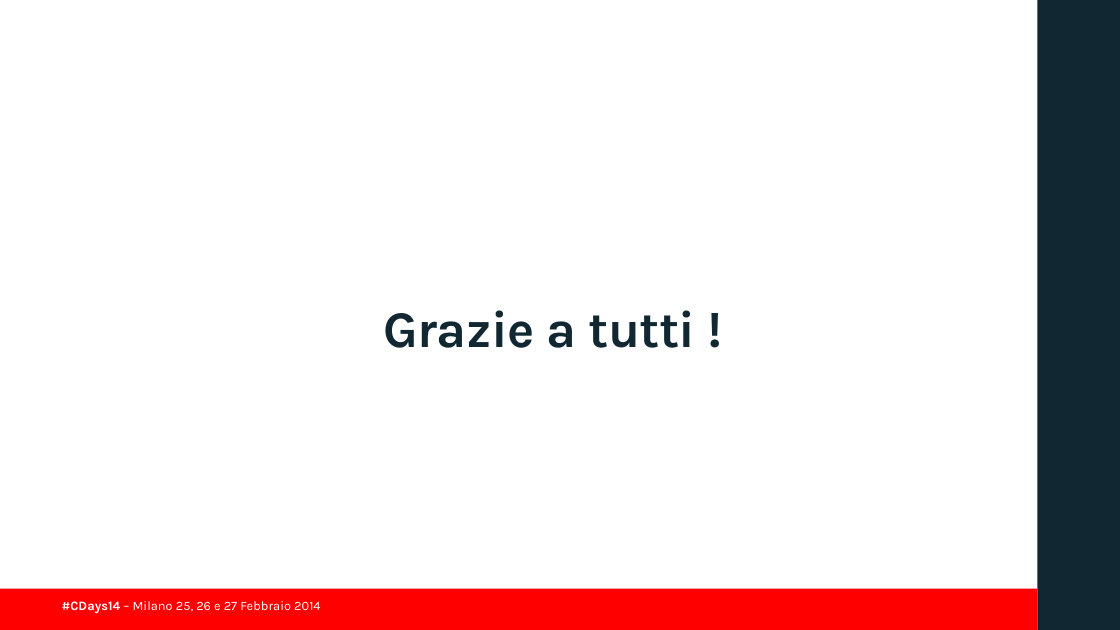
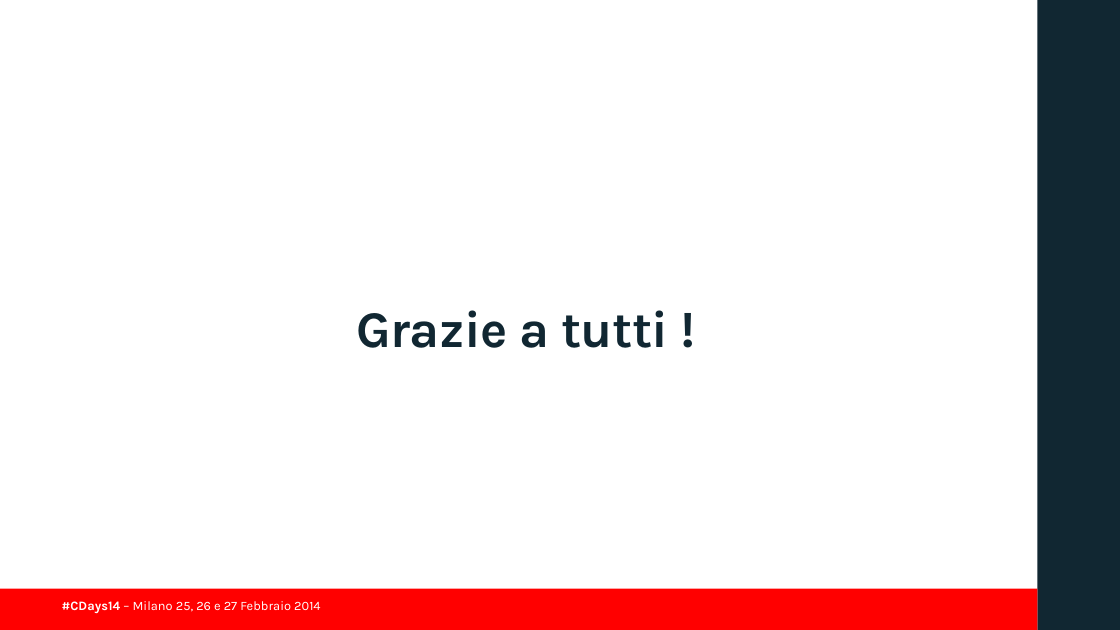
Before and after one commit to guidop/CDays14, a slide deck: slide 47 of presentazioneCDAYS2014.pptx. Drawn at 1120x630 pixels with LibreOffice and Linux fonts; fonts in the diff are those of the drawing; background and template pictures are left out. Boxes give left, top, right and bottom in pixels: in the first picture for what was removed or moved away, otherwise in the second. Text is boxed around its words. In the diff, an @@ line names an element or a change of style, - is before the commit and + after.

```diff
--- a/presentazioneCDAYS2014.pptx
+++ b/presentazioneCDAYS2014.pptx
@@ title "Grazie a tutti !": place and size @@
-title "Grazie a tutti !" at <box>383,310,695,348</box>
+title "Grazie a tutti !" at <box>356,310,668,348</box>
```
Also in this commit, not shown: 1 other slide changed.
